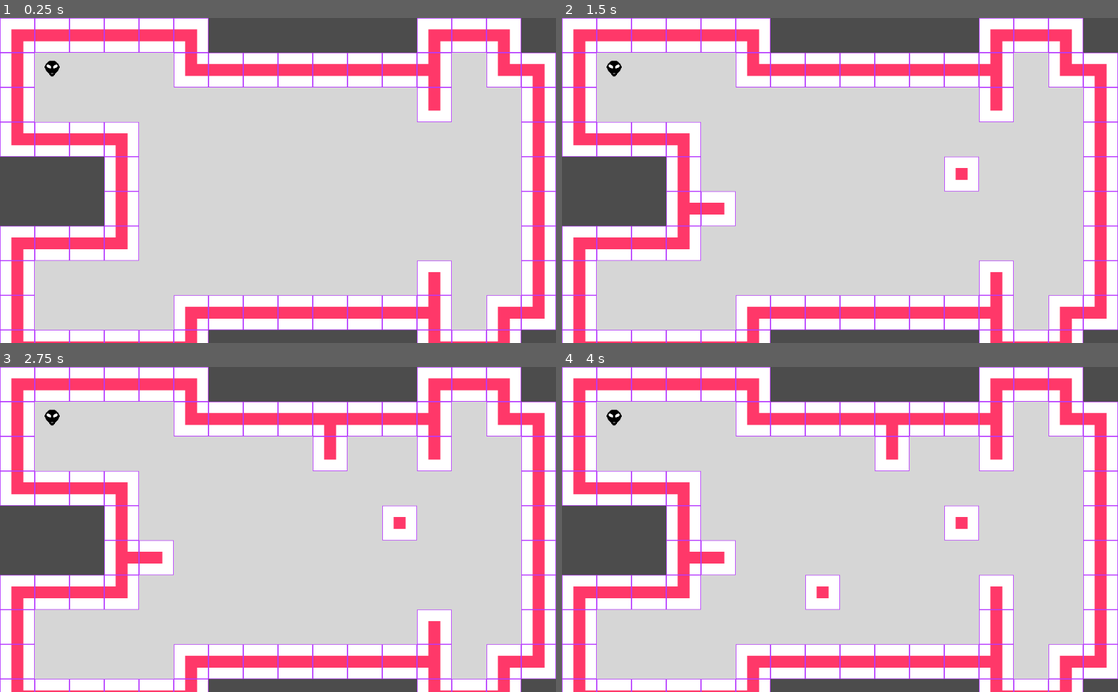
Above: before the commit, frames 1-4 (two rows, left to right).
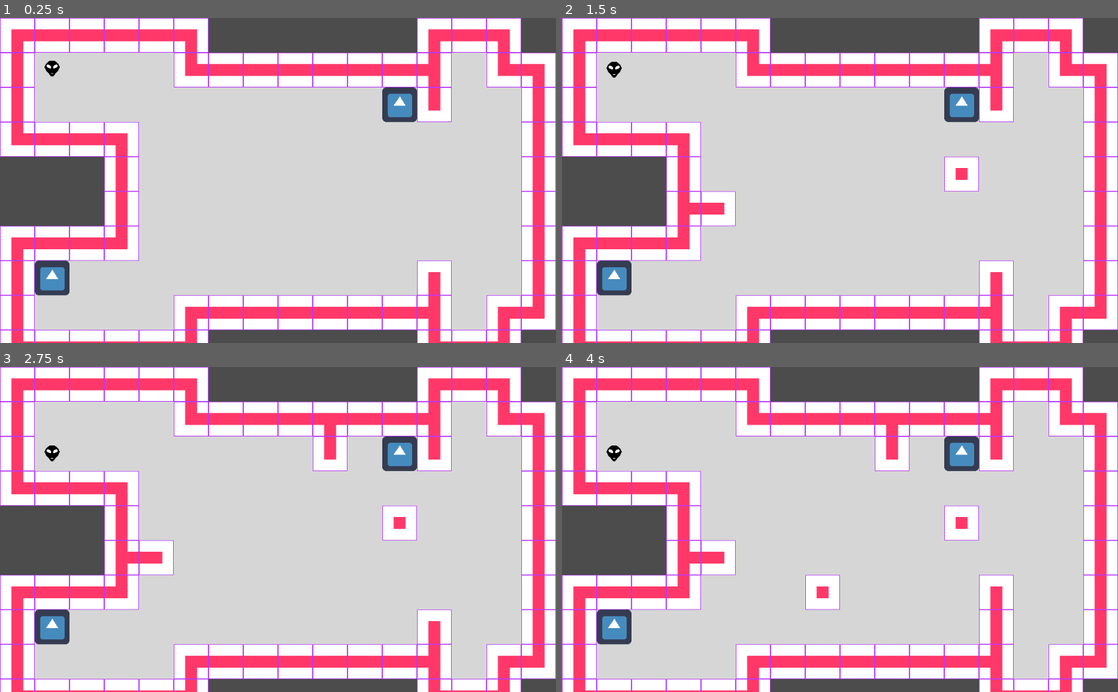
Above: after the commit, the same moments.

Repository: JensHulteberg/space_project
Game: Godot game, scene res://root.tscn
Two runs of this game, one before a commit and one after it. Both use one fixed random seed, a clock stepped at 60 frames per second and the inputs below. The engine's default icon, where the game draws it, is replaced by a stand-in: a white triangle on a blue panel in a dark square.
Inputs (mouse positions are in pixels of both pictures, inside the frame that each line leads up to):
- Up to frame 1 (0.25 s): no input
- Up to frame 2 (1.5 s): tap Enter at 0.5 s; move the mouse to (962, 164) at 0.52 s; click (962, 164) at 0.67 s; tap Space at 1.25 s; move the mouse to (728, 196) at 1.27 s; click (728, 196) at 1.42 s
- Up to frame 3 (2.75 s): move the mouse to (333, 458) at 2.02 s; click (333, 458) at 2.17 s
- Up to frame 4 (4 s): tap Enter at 2.75 s; move the mouse to (812, 594) at 2.77 s; click (812, 594) at 2.92 s; tap Space at 3.5 s; move the mouse to (1006, 578) at 3.52 s; click (1006, 578) at 3.67 s

The runs differ from the first frame. In frame 1, 1.3% of the frame differs, in the area x 6-75%, y 21-86%; in frame 2, 1.4%; in frame 3, 1.5%, in the area x 6-75%, y 13-86%; in frame 4, 1.5%.

Commit message:
Now more advanced

Diff:
--- a/Sprite.gd
+++ /dev/null
@@ -1,59 +0,0 @@
-extends Sprite
-
-var speed : = 400.0
-var path : = PoolVector2Array() setget set_path
-var nav : Navigation2D = null setget set_nav
-
-
-var needs : = {
-	"thirst": 100.0,
-	"hunger": 100.0,
-	}
-
-func _ready() -> void:
-	pass
-
-func _process(delta : float) -> void:
-	path = calculate_priorities()
-
-	if path:
-		var move_distance : = speed * delta
-		move_along_path(move_distance)
-
-	modify_needs()
-	print(needs)
-
-func move_along_path(distance : float) -> void:
-	var starting_point : = position
-	for i in range(path.size()):
-		var distance_to_next : = starting_point.distance_to(path[0])
-		if distance <= distance_to_next and distance >= 0.0:
-			position = starting_point.linear_interpolate(path[0], distance / distance_to_next)
-			break
-		elif distance < 0.0:
-			position = path[0]
-			set_process(false)
-			break
-		distance -= distance_to_next
-		starting_point = path[0]
-		path.remove(0)
-
-func set_nav(value : Navigation2D) -> void:
-	nav = value
-
-func set_path(value : PoolVector2Array) -> void:
-	path = value
-	if value.size() == 0:
-		return
-
-func modify_needs() -> void:
-	needs.hunger -= 0.5
-	needs.thirst -= 0.5
-
-func calculate_priorities() -> PoolVector2Array:
-	if needs.thirst < 20:
-		return nav.get_simple_path(global_position, get_parent().drink[0].global_position, false)
-	elif needs.hunger < 20:
-		return nav.get_simple_path(global_position, get_parent().food[0].global_position, false)
-	else:
-		return PoolVector2Array()
--- a/astar.tscn
+++ /dev/null
@@ -1,28 +0,0 @@
-[gd_scene load_steps=4 format=2]
-
-[ext_resource path="res://tilemap/astar_map.tscn" type="PackedScene" id=1]
-[ext_resource path="res://tilemap/astar_map.gd" type="Script" id=2]
-[ext_resource path="res://character/character.tscn" type="PackedScene" id=3]
-
-[node name="astar" type="Node2D"]
-
-[node name="Camera2D" type="Camera2D" parent="."]
-position = Vector2( 512, 300 )
-current = true
-smoothing_enabled = true
-
-[node name="TileMap" parent="." instance=ExtResource( 1 )]
-tile_data = PoolIntArray( 0, 0, 0, 1, 0, 0, 2, 0, 0, 3, 0, 0, 4, 0, 0, 65536, 0, 0, 65538, 0, 0, 65539, 0, 0, 65540, 0, 0, 131072, 0, 0, 131073, 0, 0, 131074, 0, 0, 131075, 0, 0, 131076, 0, 0, 196608, 0, 0, 196609, 0, 0, 196610, 0, 0, 196611, 0, 0, 196612, 0, 0, 262144, 0, 0, 262145, 0, 0, 262146, 0, 0, 262147, 0, 0, 262148, 0, 0, 524302, 0, 0 )
-script = ExtResource( 2 )
-map_size = Vector2( 20, 20 )
-
-[node name="start" type="Position2D" parent="."]
-visible = false
-position = Vector2( 99, 221 )
-
-[node name="end" type="Position2D" parent="."]
-position = Vector2( 900, 183 )
-
-[node name="Line2D" type="Line2D" parent="."]
-
-[node name="character" parent="." instance=ExtResource( 3 )]
--- /dev/null
+++ b/character/character.gd
@@ -0,0 +1,90 @@
+extends Sprite
+
+var path = []
+var goal = null
+onready var map = $"../astar_map"
+
+var needs = {
+	"hunger": 100,
+	"thirst": 100
+	}
+
+signal done_moving
+
+func _ready():
+	$"../astar_map".connect("map_recalculated", self, "_on_map_recalculated")
+	_on_map_recalculated()
+
+func initiate_movement():
+	$Timer.start(0.5)
+
+func _move_to_next_node():
+	if path.size() == 0:
+		if !_try_to_interact():
+			_idle_for_tick()
+		goal = null
+		return
+
+	position = Vector2(path[0])
+	path.remove(0)
+	initiate_movement()
+
+func _decrease_needs():
+	needs.hunger -= 5
+	needs.thirst -= 8
+
+	for key in needs:
+		if needs[key] < 0:
+			needs[key] = 0
+
+func _sort_out_priorities():
+	if needs.hunger <= 20:
+		set_path_to(map.hunger[0])
+	elif needs.thirst <= 20:
+		set_path_to(map.thirst[0])
+
+func set_path_to(new_goal):
+	if goal:
+		return
+
+	goal = new_goal
+	if typeof(goal) == 5:
+		path = map.get_astar_path(position, goal)
+	else:
+		path = map.get_astar_path(position, goal.position)
+
+
+func _try_to_interact():
+	if typeof(goal) == 5:
+		return false
+	if goal and position == goal.position:
+		if goal.has_method("act"):
+			goal.act(self)
+		return
+
+	return false
+
+func _on_map_recalculated():
+	initiate_movement()
+
+func _idle_for_tick():
+	print("Idling")
+	var point = position
+	var points_relative = PoolVector2Array([
+				point + Vector2.RIGHT * map.cell_size,
+				point + Vector2.LEFT * map.cell_size,
+				point + Vector2.DOWN * map.cell_size,
+				point + Vector2.UP * map.cell_size,
+			])
+	randomize()
+	var index_list = [0, 1, 2, 3]
+	index_list.shuffle()
+	for x in index_list:
+		if map.world_to_map(points_relative[x]) in map.obstacles:
+			set_path_to(points_relative[x])
+			return
+
+func _on_Timer_timeout():
+	_decrease_needs()
+	_sort_out_priorities()
+	_move_to_next_node()
--- a/character/character.tscn
+++ b/character/character.tscn
@@ -1,7 +1,7 @@
 [gd_scene load_steps=3 format=2]
 
 [ext_resource path="res://assets/alien_face.png" type="Texture" id=1]
-[ext_resource path="res://moving.gd" type="Script" id=2]
+[ext_resource path="res://character/character.gd" type="Script" id=2]
 
 [node name="character" type="Sprite"]
 position = Vector2( 96, 94 )
--- a/drink.gd
+++ /dev/null
@@ -1,19 +0,0 @@
-extends Sprite
-
-var target = null
-
-func _process(delta):
-	if target:
-		if target.needs.thirst <= 100.0:
-			target.needs.thirst += 10.0
-
-
-func _on_Area2D_area_entered(area):
-	if area.get_parent().is_in_group("character"):
-		target = area.get_parent()
-		print("Character in drinking area")
-
-
-func _on_Area2D_area_exited(area):
-	if area.get_parent() == target:
-		target = null
--- a/food.gd
+++ /dev/null
@@ -1,19 +0,0 @@
-extends Sprite
-
-var target = null
-
-func _process(delta):
-	if target:
-		if target.needs.hunger <= 100.0:
-			target.needs.hunger += 10.0
-
-
-func _on_Area2D2_area_entered(area):
-	if area.get_parent().is_in_group("character"):
-		target = area.get_parent()
-		print("Character in drinking area")
-
-
-func _on_Area2D2_area_exited(area):
-	if area.get_parent() == target:
-		target = null
--- a/moving.gd
+++ /dev/null
@@ -1,50 +0,0 @@
-extends Sprite
-
-var path = []
-var goal = null
-
-var needs = {
-	"hunger": 100,
-	"thirst": 100
-	}
-
-signal done_moving
-
-func _ready():
-	$"../astar_map".connect("map_recalculated", self, "_on_map_recalculated")
-	_on_map_recalculated()
-
-func initiate_movement():
-	$Timer.start(0.5)
-
-func _move_to_next_node():
-	if path.size() == 0:
-		emit_signal("done_moving")
-		goal = null
-		return
-
-	position = Vector2(path[0])
-	path.remove(0)
-	initiate_movement()
-
-func _decrease_needs():
-	print("Decreasing needs")
-	needs.hunger -= 5
-	needs.thirst -= 8
-
-	for key in needs:
-		if needs[key] < 0:
-			needs[key] = 0
-
-func set_path_to(goal):
-	if !goal:
-		return
-	path = $"../astar_map".get_astar_path(position, goal.position)
-
-func _on_map_recalculated():
-	set_path_to(goal)
-	initiate_movement()
-
-func _on_Timer_timeout():
-	_decrease_needs()
-	_move_to_next_node()
--- /dev/null
+++ b/need_refiller/need_refiller.gd
@@ -0,0 +1,12 @@
+extends Node2D
+
+export(String, "hunger", "thirst", "NONE") var need
+
+var target = null
+
+func _ready():
+	add_to_group(need)
+
+func act(target):
+	print("Filling up: " + String(need))
+	target.needs[need] += 100
--- /dev/null
+++ b/need_refiller/need_refiller.tscn
@@ -0,0 +1,18 @@
+[gd_scene load_steps=4 format=2]
+
+[ext_resource path="res://icon.png" type="Texture" id=1]
+[ext_resource path="res://need_refiller/need_refiller.gd" type="Script" id=2]
+
+[sub_resource type="RectangleShape2D" id=1]
+extents = Vector2( 32, 32 )
+
+[node name="need_refiller" type="Node2D"]
+script = ExtResource( 2 )
+
+[node name="Sprite" type="Sprite" parent="."]
+texture = ExtResource( 1 )
+
+[node name="Area2D" type="Area2D" parent="."]
+
+[node name="CollisionShape2D" type="CollisionShape2D" parent="Area2D"]
+shape = SubResource( 1 )
--- a/root.gd
+++ /dev/null
@@ -1,20 +0,0 @@
-extends Node2D
-
-onready var nav_2d : Navigation2D = $Navigation2D
-onready var line_2d : Line2D = $Line2D
-onready var character : Sprite = $character
-onready var drink : Array = get_tree().get_nodes_in_group("watering_hole")
-onready var food : Array = get_tree().get_nodes_in_group("hunger_hole")
-
-func _ready() -> void:
-	 character.nav = nav_2d
-
-func _unhandled_input(event: InputEvent) -> void:
-	if not event is InputEventMouseButton:
-		return
-	if event.button_index != BUTTON_LEFT or not event.pressed:
-		return
-
-	var new_path : = nav_2d.get_simple_path(character.global_position, event.global_position, false)
-	line_2d.points = new_path
-	#character.path = new_path
--- a/root.tscn
+++ b/root.tscn
@@ -1,16 +1,27 @@
-[gd_scene load_steps=5 format=2]
+[gd_scene load_steps=6 format=2]
 
 [ext_resource path="res://tilemap/astar_map.tscn" type="PackedScene" id=1]
 [ext_resource path="res://character/character.tscn" type="PackedScene" id=2]
 [ext_resource path="res://tilemap/TileMap.tscn" type="PackedScene" id=3]
 [ext_resource path="res://tilemap/TileMap.gd" type="Script" id=4]
+[ext_resource path="res://need_refiller/need_refiller.tscn" type="PackedScene" id=5]
 
 [node name="root" type="Node2D"]
 
 [node name="astar_map" parent="." instance=ExtResource( 1 )]
 tile_data = PoolIntArray( 65537, 0, 0, 65538, 0, 0, 65539, 0, 0, 65540, 0, 0, 65549, 0, 0, 131073, 0, 0, 131074, 0, 0,  …(1022 unchanged characters)…
 
+[node name="food_pipe" parent="astar_map" instance=ExtResource( 5 )]
+position = Vector2( 736, 160 )
+need = "hunger"
+
+[node name="drink_pipe" parent="astar_map" instance=ExtResource( 5 )]
+position = Vector2( 96, 480 )
+need = "thirst"
+
 [node name="TileMap" parent="." instance=ExtResource( 3 )]
 script = ExtResource( 4 )
 
 [node name="character" parent="." instance=ExtResource( 2 )]
+
+[node name="Line2D" type="Line2D" parent="."]
--- a/tilemap/astar_map.gd
+++ b/tilemap/astar_map.gd
@@ -11,6 +11,9 @@
 onready var _half_cell_size = cell_size / 2
 var obstacles
 
+onready var hunger = get_tree().get_nodes_in_group("hunger")
+onready var thirst = get_tree().get_nodes_in_group("thirst")
+
 signal map_recalculated
 
 func _unhandled_input(event: InputEvent) -> void:
@@ -21,7 +24,6 @@
 	var click_pos = world_to_map(event.position)
 	var clicked_tile_index = get_cellv(click_pos)
 
-	print(click_pos)
 
 	if clicked_tile_index == 0:
 		set_cellv(click_pos, -1)
